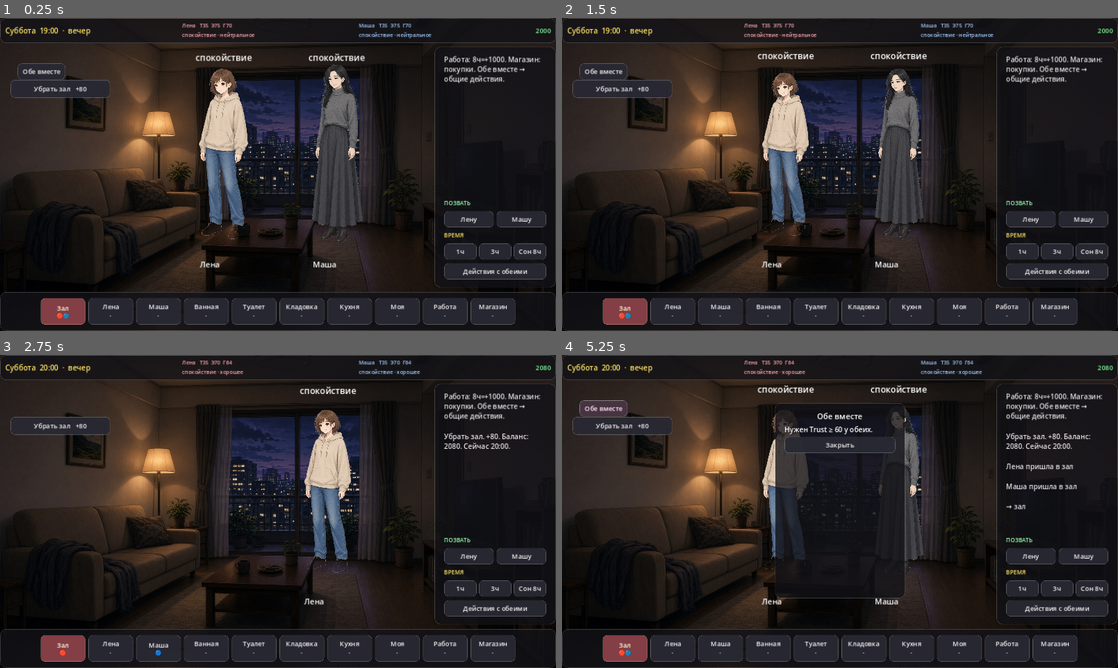
Above: before the commit, frames 1-4 (two rows, left to right).
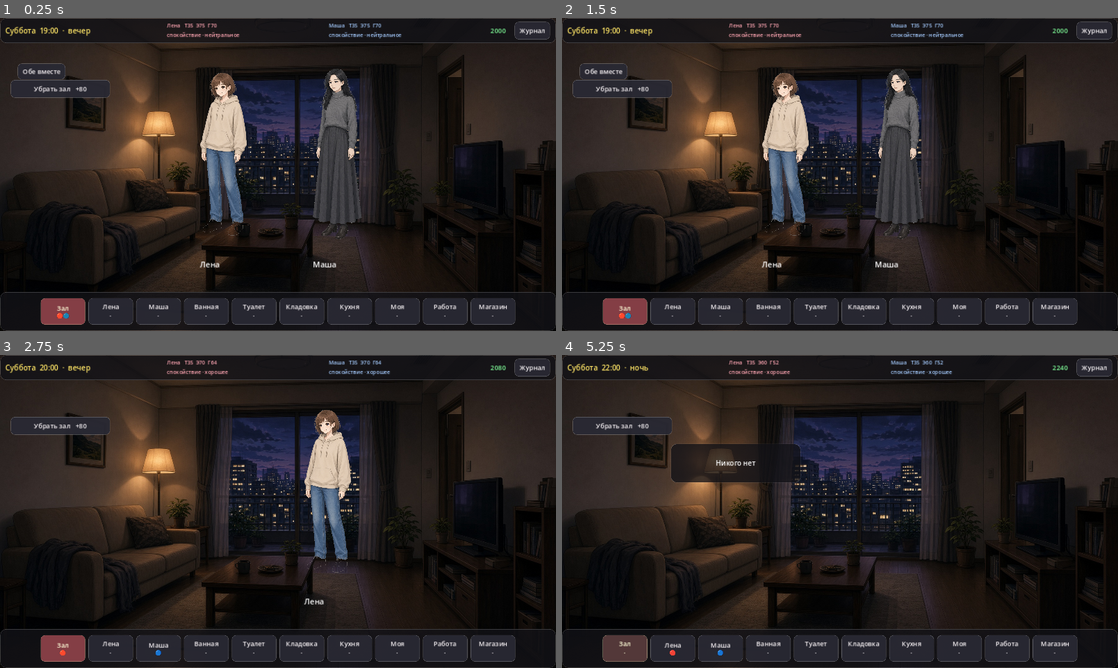
Above: after the commit, the same moments.

Repository: igodchrono/adult_roommates_godot
Game: Godot game, scene res://scenes/main.tscn
The game is run twice, just before and just after one commit, with the same random seed, the same clock (stepped at 60 frames per second) and the same inputs.
Inputs (mouse positions are in pixels of both pictures, inside the frame that each line leads up to):
- Up to frame 1 (0.25 s): no input
- Up to frame 2 (1.5 s): click (1095, 30) at 0.5 s, where only the run after the commit has a clickable "Журнал"; click (840, 287) at 1.25 s, where only the run after the commit has a clickable "Закрыть"
- Up to frame 3 (2.75 s): click "Убрать зал +80" at 2 s
- Up to frame 4 (5.25 s): click "Лену" (after the commit: "Убрать зал +80") at 2.75 s; click "Машу" (after the commit: "Убрать зал +80") at 3.5 s; click (623, 649) at 4.25 s, where only the run after the commit has a clickable "Зал ·"; click (600, 408) at 5 s, where only the run before the commit has a clickable "Обе вместе"

The runs differ from the first frame. In frame 1, 8.2% of the frame differs, in the area x 30-100%, y 1-86%; in frame 2, 6.9%; in frame 3, 6.7%; in frame 4, 17%, in the area x 3-100%, y 1-98%.

Commit message:
Remove side panel and add a character journal

Diff:
--- a/scripts/main.gd
+++ b/scripts/main.gd
@@ -39,11 +39,15 @@
 	money_label.add_theme_font_size_override("font_size", 15)
 	money_label.add_theme_color_override("font_color", Color(0.5, 1.0, 0.6))
 	$TopBar/HBox.add_child(money_label)
+	var journal = Button.new()
+	journal.text = "Журнал"
+	journal.pressed.connect(_open_journal)
+	$TopBar/HBox.add_child(journal)
 	_update_money()
 	_build_room_bar()
 	_apply_ui()
 	_refresh_all()
-	state.add_log("Работа: 8ч=+1000. Магазин: покупки. Обе вместе → общие действия.")
+	state.add_log("Журнал сверху. Время идёт от сна, ванной или туалета, если там пусто.")
 
 func _apply_ui():
 	var theme = Theme.new()
@@ -67,9 +71,7 @@
 	$CharacterContainer.offset_top = 64
 	$CharacterContainer.offset_right = 0
 	$CharacterContainer.offset_bottom = -92
-	$SidePanel.offset_left = -280
-	$SidePanel.offset_top = 66
-	$SidePanel.offset_bottom = -100
+	$SidePanel.visible = false
 	$BottomBar.offset_top = -84
 	if action_menu:
 		action_menu.custom_minimum_size = Vector2(280, 0)
@@ -97,6 +99,54 @@
 	action_menu.offset_top = 110
 	action_menu.offset_bottom = 560
 	action_menu.z_index = 30
+
+func _open_journal():
+	if has_node("Journal"):
+		$Journal.queue_free()
+		return
+	var box = PanelContainer.new()
+	box.name = "Journal"
+	box.z_index = 40
+	box.set_anchors_preset(Control.PRESET_CENTER)
+	box.offset_left = -360
+	box.offset_right = 360
+	box.offset_top = -280
+	box.offset_bottom = 280
+	add_child(box)
+	var margin = MarginContainer.new()
+	for s in ["margin_left", "margin_right", "margin_top", "margin_bottom"]:
+		margin.add_theme_constant_override(s, 16)
+	box.add_child(margin)
+	var v = VBoxContainer.new()
+	v.add_theme_constant_override("separation", 8)
+	margin.add_child(v)
+	var title = Label.new()
+	title.text = "Журнал"
+	title.add_theme_font_size_override("font_size", 22)
+	v.add_child(title)
+	for c in [state.lena, state.masha]:
+		var card = Label.new()
+		card.autowrap_mode = TextServer.AUTOWRAP_WORD_SMART
+		card.text = "%s, %d\n%s\nДоверие %d   Возбуждение %d   Настроение %d (%s)\nЭнергия %d   Голод %d   Чистота %d\nСейчас: %s, %s" % [c.char_name, c.age, _bio(c.key), c.relation, c.arousal, c.mood_value, c.mood, c.energy, c.hunger, c.hygiene, c.location, c.state]
+		v.add_child(card)
+		v.add_child(HSeparator.new())
+	var log = Label.new()
+	log.autowrap_mode = TextServer.AUTOWRAP_WORD_SMART
+	var lines: PackedStringArray = []
+	var start = maxi(0, state.log_messages.size() - 6)
+	for i in range(start, state.log_messages.size()):
+		lines.append(state.log_messages[i])
+	log.text = "Последнее:\n" + "\n".join(lines)
+	v.add_child(log)
+	var close = Button.new()
+	close.text = "Закрыть"
+	close.pressed.connect(func(): box.queue_free())
+	v.add_child(close)
+
+func _bio(key: String) -> String:
+	if key == "lena":
+		return "23 года. Короче в разговоре, в будни на работе, вечером чаще в зале. К чужим держится холодно, пока доверие не вырастет."
+	return "40 лет. Спокойнее и мягче. Позже встаёт, свой ритм ванной и работы. Тепло отвечает, если её не торопить."
 
 func _update_money():
 	if money_label: money_label.text = "%d" % state.money
@@ -354,7 +404,7 @@
 
 	if people.is_empty():
 		var p = PanelContainer.new(); p.position = Vector2(250, 140); p.custom_minimum_size = Vector2(300, 90)
-		var l = Label.new(); l.text = "Никого нет\nПозови или смени комнату"; l.horizontal_alignment = HORIZONTAL_ALIGNMENT_CENTER; l.vertical_alignment = VERTICAL_ALIGNMENT_CENTER
+		var l = Label.new(); l.text = "Никого нет"; l.horizontal_alignment = HORIZONTAL_ALIGNMENT_CENTER; l.vertical_alignment = VERTICAL_ALIGNMENT_CENTER
 		p.add_child(l); character_container.add_child(p); return
 	_place_sprites(people)
 
@@ -375,6 +425,13 @@
 		_refresh_all()
 	)
 	v.add_child(sleep_b)
+	var nap = Button.new()
+	nap.text = "Вздремнуть (1ч)"
+	nap.pressed.connect(func():
+		state.add_log(state.rest(1, "вздремнул"))
+		_refresh_all()
+	)
+	v.add_child(nap)
 	var coffee_b = Button.new()
 	var n = state.inventory.get("кофе", 0)
 	coffee_b.text = "Выпить кофе (%d)" % n
@@ -405,10 +462,9 @@
 		var x = 620.0 if count == 1 else (380.0 + i * 260.0)
 		btn.position = Vector2(x, -10)
 		btn.pivot_offset = Vector2(140, 260)
-		btn.modulate = _emotion_color(char.emotion)
+		btn.modulate = Color(1, 1, 1)
 		btn.pressed.connect(_show_char_menu.bind(char))
 		character_container.add_child(btn)
-		_play_emotion(btn, char, x)
 		var name = Label.new()
 		name.text = char.char_name
 		name.position = Vector2(x + 80, 490)
@@ -481,6 +537,13 @@
 		empty.text = "Никого нет."
 		empty.horizontal_alignment = HORIZONTAL_ALIGNMENT_CENTER
 		v.add_child(empty)
+		var use = Button.new()
+		use.text = "Сходить в туалет (1ч)"
+		use.pressed.connect(func():
+			state.add_log(state.rest(1, "сходил в туалет"))
+			_refresh_all()
+		)
+		v.add_child(use)
 	else:
 		for char in people:
 			var info = Label.new()
@@ -579,6 +642,13 @@
 		empty.text = "Никого нет."
 		empty.horizontal_alignment = HORIZONTAL_ALIGNMENT_CENTER
 		v.add_child(empty)
+		var bath = Button.new()
+		bath.text = "Принять ванную (1ч)"
+		bath.pressed.connect(func():
+			state.add_log(state.rest(1, "принял ванную"))
+			_refresh_all()
+		)
+		v.add_child(bath)
 	else:
 		for char in people:
 			var info = Label.new()
